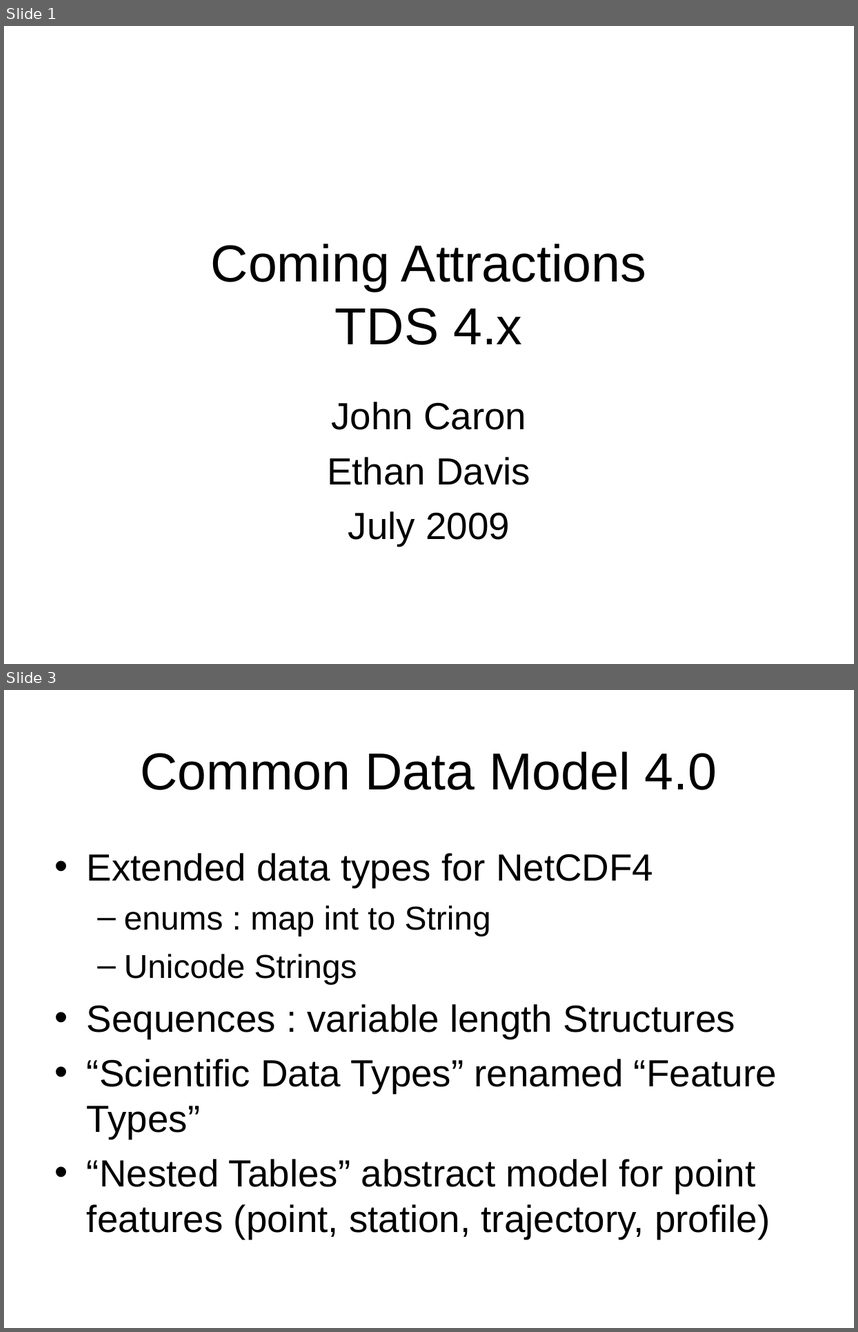
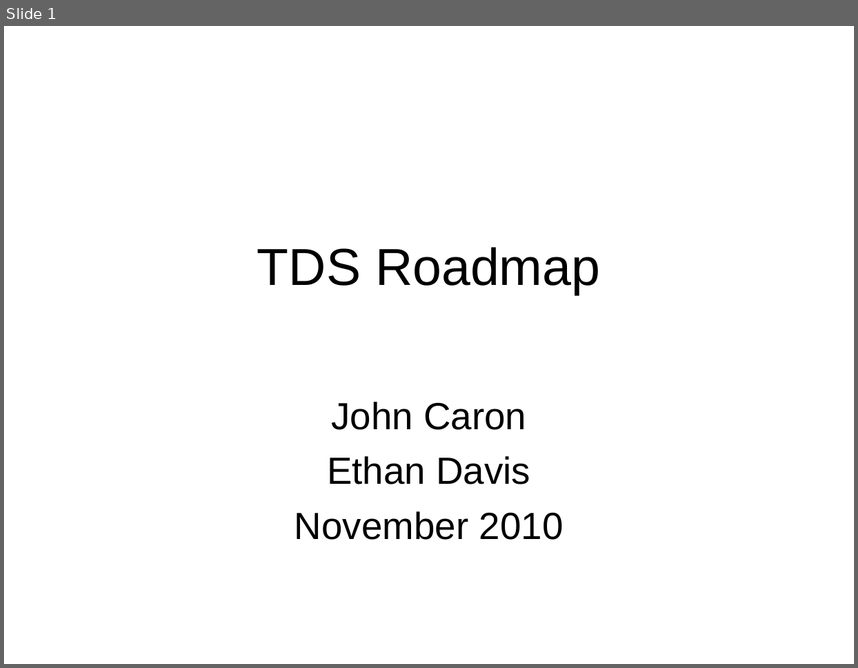
Before and after one commit to ooici-eoi/THREDDS, a slide deck: docs/web/thredds/tech/tds4.2/tutorial/TDS_Plans.ppt. Shown one above the other, each under a label of ours: slides 1 and 3 before the commit, slide 1 after it; the slides between them are not shown. The pictures are 858x1332 and 858x668 pixels, drawn with LibreOffice and Linux fonts; fonts in the diff are those of the drawing; background and template pictures are left out. Boxes give left, top, right and bottom in pixels: in the first picture for what was removed or moved away, otherwise in the second. Text is boxed around its words. In the diff, an @@ line names an element or a change of style, - is before the commit and + after.

```diff
--- a/docs/web/thredds/tech/tds4.2/tutorial/TDS_Plans.ppt
+++ b/docs/web/thredds/tech/tds4.2/tutorial/TDS_Plans.ppt
@@ slide 3 removed at bbox=[4, 690, 854, 1328], background picture (left out) @@
@@ title removed at bbox=[140, 751, 717, 790] @@
-Common Data Model 4.0
@@ text removed at bbox=[87, 853, 777, 1239] @@
-• Extended data types for NetCDF4
-  – enums : map int to String
-  – Unicode Strings
-• Sequences : variable length Structures
-• “Scientific Data Types” renamed “Feature Types”
-• “Nested Tables” abstract model for point features (point, station, trajectory, profile)
@@ slide 1 changed as well @@
@@ title at bbox=[257, 247, 600, 294]: text changed @@
-Coming Attractions
-TDS 4.x
+TDS Roadmap
@@ subtitle at bbox=[294, 511, 564, 539]: text changed @@
-July 2009
+November 2010
```
Also in this commit, not shown: 2 other slides changed, 1 slide added, 3 other slides removed.
